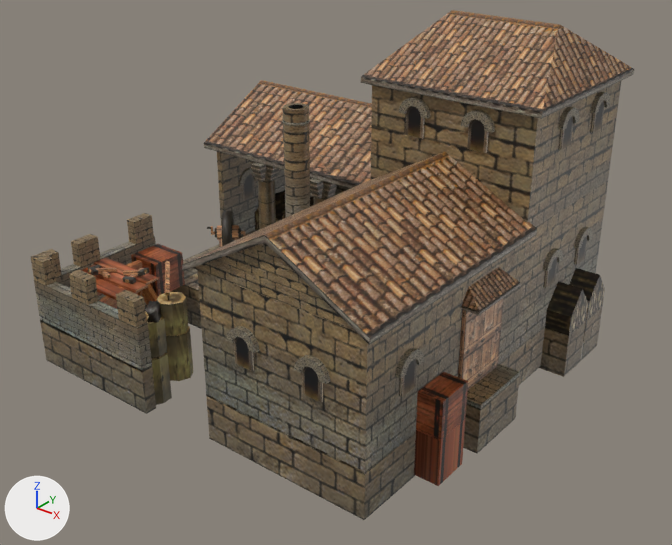
Two versions of the COLLADA model art/meshes/structural/kartlians/forge.dae, one commit apart.
Camera for both pictures: a 50 mm camera at (28.0, -36.1, 23.3) aimed at (1.8, -3.3, 3.0). Arrows for +X, +Y and +Z are at lower left; the lights stay in place. The first picture is the older version. Where no turn or scale is listed for an object, it has been applied to the vertices. Vertices at exactly the same position are counted once.

In view in the first picture: 'forge'.
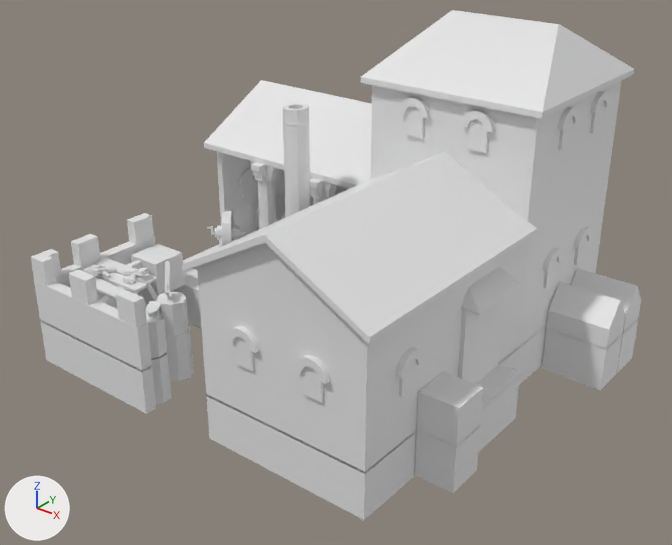
Where the newer file only moved an object's origin or applied its transform, the numbers keep the older frame.

Where the change shows, as pixel boxes [x1, y1, x2, y2] in the pictures (672 x 545 px; the box of a moved part takes in the faces that stretch with it):
'forge', reshaped
    before: [31, 10, 634, 520]
    after: [31, 10, 641, 520]
part 1 of me_cubo_001, moved or reshaped
    before: [416, 372, 468, 441]
    after: [417, 372, 484, 448]
part 2 of me_cubo_001, moved or reshaped
    before: [545, 281, 588, 336]
    after: [547, 282, 625, 350]
part 3 of me_cubo_001, moved or reshaped
    before: [569, 268, 605, 320]
    after: [571, 269, 641, 333]
part 4 of me_cubo_001, moved or reshaped
    before: [414, 420, 465, 486]
    after: [415, 424, 481, 493]
part 5 of me_cubo_001, moved or reshaped
    before: [539, 322, 585, 377]
    after: [542, 329, 622, 390]
part 6 of me_cubo_001, moved or reshaped
    before: [581, 301, 602, 360]
    after: [617, 313, 638, 373]
part 7 of me_cubo_001, recoloured (brown to white)
    before: [31, 10, 634, 520]
    after: [31, 10, 641, 520]

The edits, one by one:
Material 'text KARTLI.006' (mat_text_kartli_006) is new.
Its base color is (0.8, 0.8, 0.8) (white #e7e7e7).
me_cubo_001 is used by ob_forge; location (0.0, 0.0, 0.0).
me_cubo_001 had 3330 vertices, 5500 faces and spanned x -10.4..11.6, y -12.6..9.5, z -2.7..14.8.
me_cubo_001 now has 3330 vertices, 5500 faces and spans x -10.4..13.6, y -12.6..9.5, z -2.7..14.8.
me_cubo_001 part 1: the loose piece of 8 vertices spanning x 9.5..11.5, y -8.5..-6.6, z 0.1..2.1 is moved by (0.7, 0.0, 0.0).
me_cubo_001 part 2: the loose piece of 12 vertices spanning x 8.4..11.6, y 3.2..5.1, z -0.1..2.2 is moved by (2.0, 0.0, 0.0).
me_cubo_001 part 3: the loose piece of 12 vertices spanning x 8.4..11.6, y 5.2..7.2, z -0.1..2.2 is moved by (2.0, 0.0, 0.0).
me_cubo_001 part 4: the loose piece of 8 vertices spanning x 9.5..11.5, y -8.5..-6.6, z -2.2..0.2 is moved by (0.7, 0.0, 0.0).
me_cubo_001 part 5: the loose piece of 12 vertices spanning x 8.4..11.6, y 3.2..5.1, z -2.5..0.0 is moved by (2.0, 0.0, 0.0).
me_cubo_001 part 6: the loose piece of 14 vertices spanning x 8.4..11.6, y 5.2..7.2, z -2.5..1.1 is moved by (2.0, 0.0, 0.0).
me_cubo_001 part 7: 5500 faces spanning x -10.4..13.6, y -12.6..9.5, z -2.7..14.8 switch from mat_text_kartli_001 (picture img_kartl_struct_png) to mat_text_kartli_006 (white #e7e7e7).
